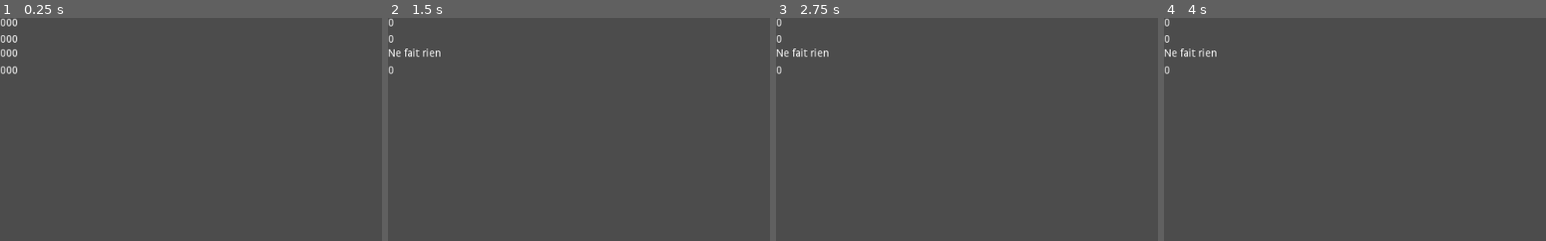
Above: before the commit, frames 1-4 (left to right).
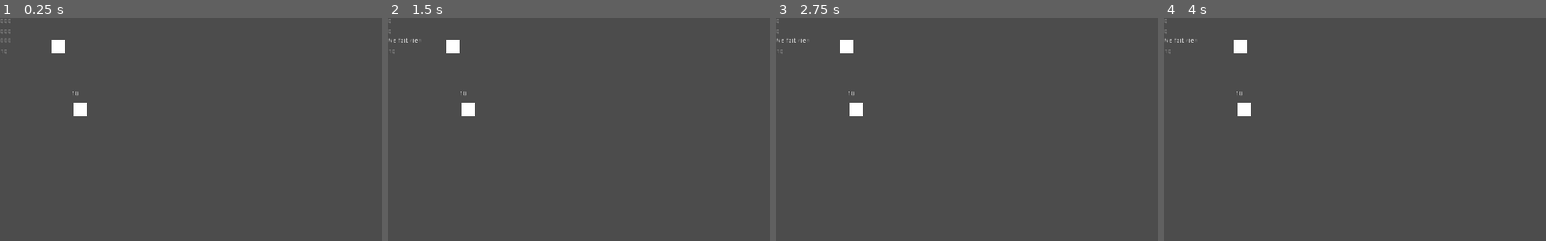
Above: after the commit, the same moments.

Repository: theludovyc/Godot_LudumDare42
Game: Godot game, scene res://Scene/Game.tscn
Same seed, same stepped clock (60 frames per second), same inputs: the game is played once before the commit and once after it. The project has no main scene, so this scene is started directly.
Inputs:
- Up to frame 1 (0.25 s): no input
- Up to frame 2 (1.5 s): tap Enter at 0.5 s; tap A (Key_A) at 0.6 s; tap Q (Key_Q) at 1.35 s
- Up to frame 3 (2.75 s): tap Space at 2 s; tap A (Key_A) at 2.1 s
- Up to frame 4 (4 s): tap Enter at 2.75 s; tap Q (Key_Q) at 2.85 s; tap Space at 3.5 s; tap A (Key_A) at 3.6 s
The pictures show only the part of the screen within x 0-50%, y 0-50%; the shares and areas given below are measured in that part.
The window is 800x468 before the commit and 800x450 after it. Grey fills any space a smaller window leaves; there, only what the larger window draws over its background counts as a difference.

The runs differ from the first frame. In frame 1, 0.9% of the frame differs, in the area x 0-23%, y 0-45%; in frame 2, 0.8%; in frame 3, 0.8%; in frame 4, 0.8%.

Commit message:
ajout planete

Diff:
--- /dev/null
+++ b/Prefab/Cargo.tscn
@@ -0,0 +1,12 @@
+[gd_scene load_steps=3 format=2]
+
+[ext_resource path="res://Script/Cargo.gd" type="Script" id=1]
+[ext_resource path="res://Art/wall.png" type="Texture" id=2]
+
+[node name="Cargo" type="Node2D"]
+
+script = ExtResource( 1 )
+
+[node name="Sprite" type="Sprite" parent="." index="0"]
+
+texture = ExtResource( 2 )
--- /dev/null
+++ b/Prefab/Planete.tscn
@@ -0,0 +1,33 @@
+[gd_scene load_steps=3 format=2]
+
+[ext_resource path="res://Script/Planete.gd" type="Script" id=1]
+[ext_resource path="res://Art/wall.png" type="Texture" id=2]
+
+[node name="Planete" type="Node2D"]
+
+script = ExtResource( 1 )
+
+[node name="Sprite" type="Sprite" parent="." index="0"]
+
+texture = ExtResource( 2 )
+
+[node name="Label" type="Label" parent="." index="1"]
+
+anchor_left = 0.0
+anchor_top = 0.0
+anchor_right = 0.0
+anchor_bottom = 0.0
+margin_left = -20.0
+margin_top = -39.0
+margin_right = 20.0
+margin_bottom = -25.0
+rect_pivot_offset = Vector2( 0, 0 )
+rect_clip_content = false
+mouse_filter = 2
+mouse_default_cursor_shape = 0
+size_flags_horizontal = 1
+size_flags_vertical = 4
+text = "000"
+percent_visible = 1.0
+lines_skipped = 0
+max_lines_visible = -1
--- a/Scene/Game.tscn
+++ b/Scene/Game.tscn
@@ -1,6 +1,8 @@
-[gd_scene load_steps=2 format=2]
+[gd_scene load_steps=4 format=2]
 
 [ext_resource path="res://Script/Game.gd" type="Script" id=1]
+[ext_resource path="res://Prefab/Cargo.tscn" type="PackedScene" id=2]
+[ext_resource path="res://Prefab/Planete.tscn" type="PackedScene" id=3]
 
 [node name="Game" type="Node" index="0"]
 
@@ -88,8 +90,16 @@
 [node name="Timer" type="Timer" parent="." index="4"]
 
 process_mode = 1
-wait_time = 0.5
+wait_time = 0.25
 one_shot = false
 autostart = false
 
+[node name="Cargo" parent="." index="5" instance=ExtResource( 2 )]
+
+position = Vector2( 120.299, 60.9961 )
+
+[node name="Planete" parent="." index="6" instance=ExtResource( 3 )]
+
+position = Vector2( 168.859, 191.439 )
+
 [connection signal="timeout" from="Timer" to="." method="onTimer_timeout"]
--- /dev/null
+++ b/Script/Cargo.gd
@@ -0,0 +1,10 @@
+extends Node2D
+
+func _ready():
+	# Called every time the node is added to the scene.
+	# Initialization here
+	pass
+
+func _process(delta):
+	position.x+=10*delta
+	pass
--- a/Script/Game.gd
+++ b/Script/Game.gd
@@ -1,6 +1,6 @@
 extends Node
 
-var humans=0
+var humans=10
 
 var pressA=false
 var pressQ=false
@@ -9,19 +9,26 @@
 func _ready():
 	# Called every time the node is added to the scene.
 	# Initialization here
+	$Label4.text=str(humans)
 	pass
 
 func onTimer_timeout():
 	match trappe:
 		1:
-			humans+=1
+			if $Planete.haveHumans():
+				$Planete.takeHumans(1)
+				humans+=1
 		2:
 			if humans>0:
 				humans-=1
+				$Planete.addHumans(1)
 
 	$Label4.text=str(humans)
 
 func _process(delta):
+	if Input.is_action_pressed("ui_cancel"):
+		get_tree().quit()
+
 	if Input.is_action_just_pressed("Key_A"):
 		pressA=true
 		trappe=1
--- /dev/null
+++ b/Script/Planete.gd
@@ -0,0 +1,31 @@
+extends Node2D
+
+var humans=10
+
+# class member variables go here, for example:
+# var a = 2
+# var b = "textvar"
+
+func _ready():
+	# Called every time the node is added to the scene.
+	# Initialization here
+	$Label.text=str(humans)
+	pass
+
+func addHumans(h):
+	humans+=h
+	$Label.text=str(humans)
+
+func haveHumans():
+	if humans>0:
+		return true
+	return false
+
+func takeHumans(h):
+	humans-=h
+	$Label.text=str(humans)
+
+#func _process(delta):
+#	# Called every frame. Delta is time since last frame.
+#	# Update game logic here.
+#	pass
--- a/project.godot
+++ b/project.godot
@@ -17,6 +17,14 @@
 
 settings/fps/force_fps=60
 
+[display]
+
+window/size/width=1600
+window/size/height=900
+window/size/resizable=false
+window/stretch/mode="2d"
+window/stretch/aspect="keep"
+
 [input]
 
 Key_A=[ Object(InputEventKey,"resource_local_to_scene":false,"resource_name":"","device":0,"alt":false,"shift":false,"control":false,"meta":false,"command":false,"pressed":false,"scancode":65,"unicode":0,"echo":false,"script":null)
Binary file added: Art/wall.png
Not shown, added: Art/wall.png.import
